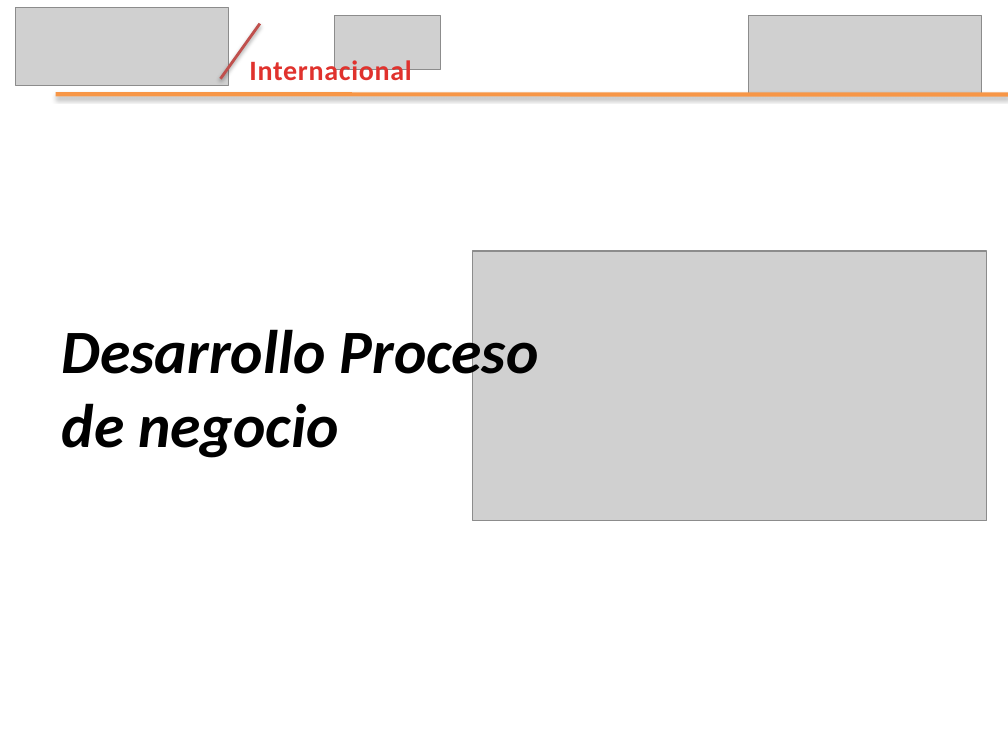
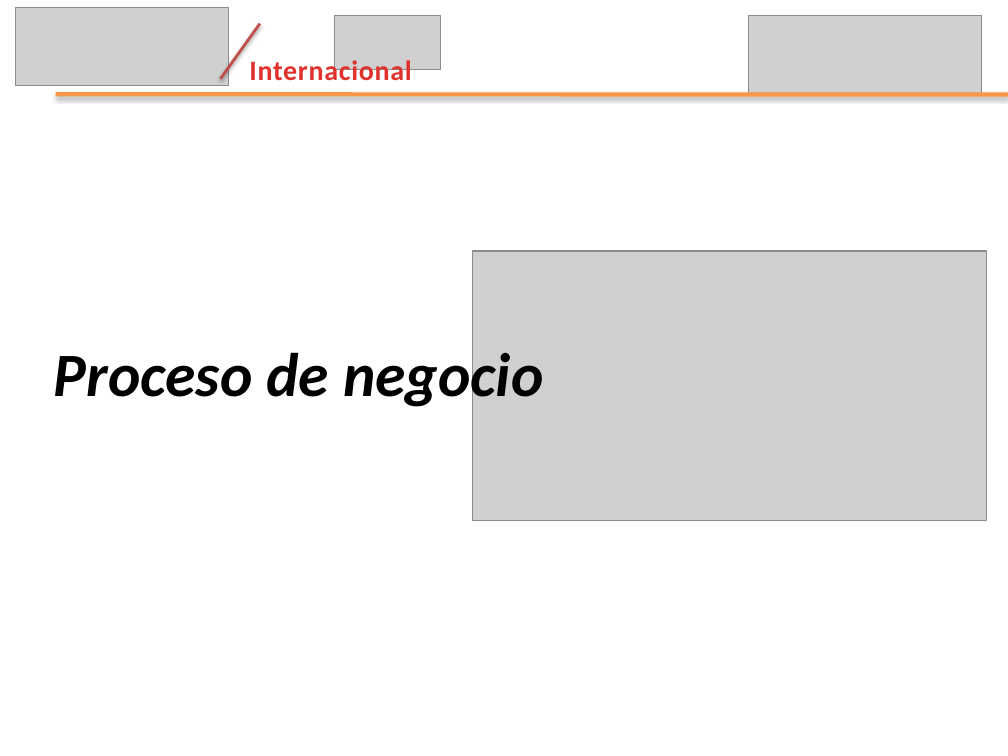
Before and after one commit to leseroth/ingenium-managment, a slide deck: slide 5 of CSOF5200 Proyecto 2/0727PresentacionIngenium.pptx (slide 4 before the commit). Drawn at 1008x756 pixels with LibreOffice and Linux fonts; fonts in the diff are those of the drawing; grey boxes stand for pictures. Boxes give left, top, right and bottom in pixels: in the first picture for what was removed or moved away, otherwise in the second. Text is boxed around its words. In the diff, an @@ line names an element or a change of style, - is before the commit and + after.

```diff
--- a/CSOF5200 Proyecto 2/0727PresentacionIngenium.pptx
+++ b/CSOF5200 Proyecto 2/0727PresentacionIngenium.pptx
@@ text at (x1=54, y1=345, x2=543, y2=411): text changed @@
-Desarrollo Proceso de negocio
+Proceso de negocio
```
Also in this commit, not shown: 6 other slides changed, 1 slide added.
